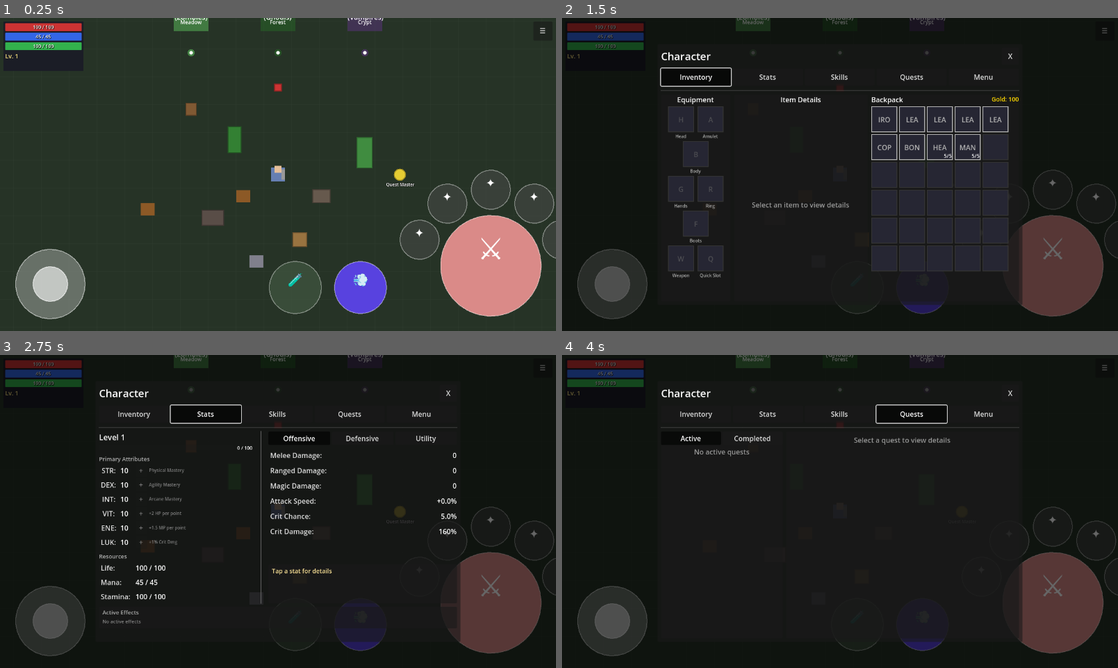
Above: before the commit, frames 1-4 (two rows, left to right).
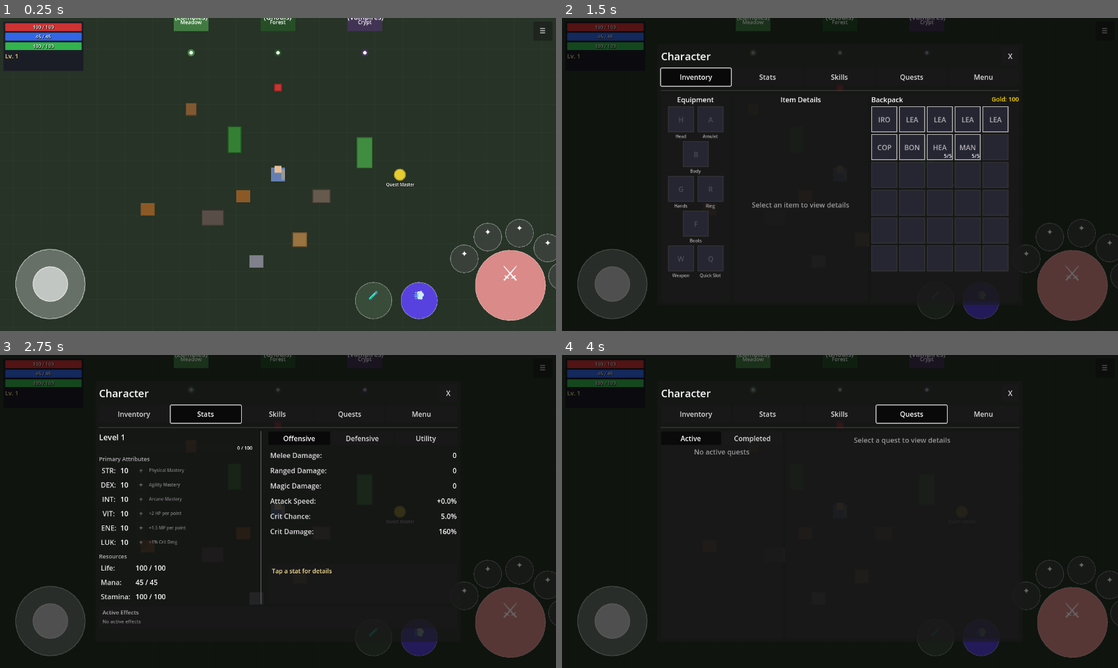
Above: after the commit, the same moments.

Repository: MatousHruska/MobileTestia
Game: Godot game, scene res://scenes/world/test_zone.tscn
Same seed, same stepped clock (60 frames per second), same inputs: the game is played once before the commit and once after it.
Inputs:
- Up to frame 1 (0.25 s): no input
- Up to frame 2 (1.5 s): click "☰" at 0.5 s; click "Inventory" at 1.25 s
- Up to frame 3 (2.75 s): click "Stats" at 2 s
- Up to frame 4 (4 s): click "Skills" at 2.75 s; click "Quests" at 3.5 s

The runs differ from the first frame. In frame 1, 7.1% of the frame differs, in the area x 48-100%, y 48-97%; in frame 2, 3.4%; in frame 3, 4.0%; in frame 4, 3.4%.

Commit message:
Adjust CombatHUD: 30% smaller, arc centered at 280°
- All button radii reduced by 30%
- Arc repositioned from 210° to 350° (centered at 280°)
- Offsets and sizes scaled proportionally

Diff:
--- a/resources/combat_hud_config.tres
+++ b/resources/combat_hud_config.tres
@@ -4,34 +4,34 @@
 
 [resource]
 script = ExtResource("1_script")
-attack_radius = 116.0
+attack_radius = 81.0
 attack_color = Color(0.98, 0.6, 0.6, 0.85)
 attack_pressed_color = Color(1, 0.8, 0.8, 0.95)
-attack_offset = Vector2(-150, -150)
+attack_offset = Vector2(-105, -105)
 ability_count = 5
-ability_radius = 45.0
+ability_radius = 32.0
 ability_color = Color(0.55, 1, 0.98, 0.85)
 ability_pressed_color = Color(0.75, 1, 1, 0.95)
 ability_no_mana_color = Color(0.3, 0.3, 0.5, 0.7)
 ability_cooldown_color = Color(0.2, 0.2, 0.2, 0.6)
-arc_distance = 175.0
-arc_start_angle = 200.0
-arc_end_angle = 340.0
-dodge_radius = 60.0
+arc_distance = 122.0
+arc_start_angle = 210.0
+arc_end_angle = 350.0
+dodge_radius = 42.0
 dodge_color = Color(0.38, 0.27, 1, 0.85)
 dodge_pressed_color = Color(0.55, 0.45, 1, 0.95)
 dodge_no_stamina_color = Color(0.3, 0.3, 0.4, 0.7)
-dodge_offset = Vector2(-450, -100)
-quick_slot_radius = 60.0
+dodge_offset = Vector2(-315, -70)
+quick_slot_radius = 42.0
 quick_slot_color = Color(0.51, 1, 0.37, 0.85)
 quick_slot_pressed_color = Color(0.7, 1, 0.6, 0.95)
 quick_slot_empty_color = Color(0.3, 0.4, 0.3, 0.5)
-quick_slot_offset = Vector2(-600, -100)
-interact_offset = Vector2(-100, -320)
-interact_size = Vector2(120, 50)
+quick_slot_offset = Vector2(-420, -70)
+interact_offset = Vector2(-70, -224)
+interact_size = Vector2(84, 35)
 press_scale = 0.9
 press_animation_duration = 0.08
-button_border_width = 2.0
+button_border_width = 1.4
 button_border_color = Color(1, 1, 1, 0.4)
 base_screen_height = 720.0
 min_scale = 0.7
